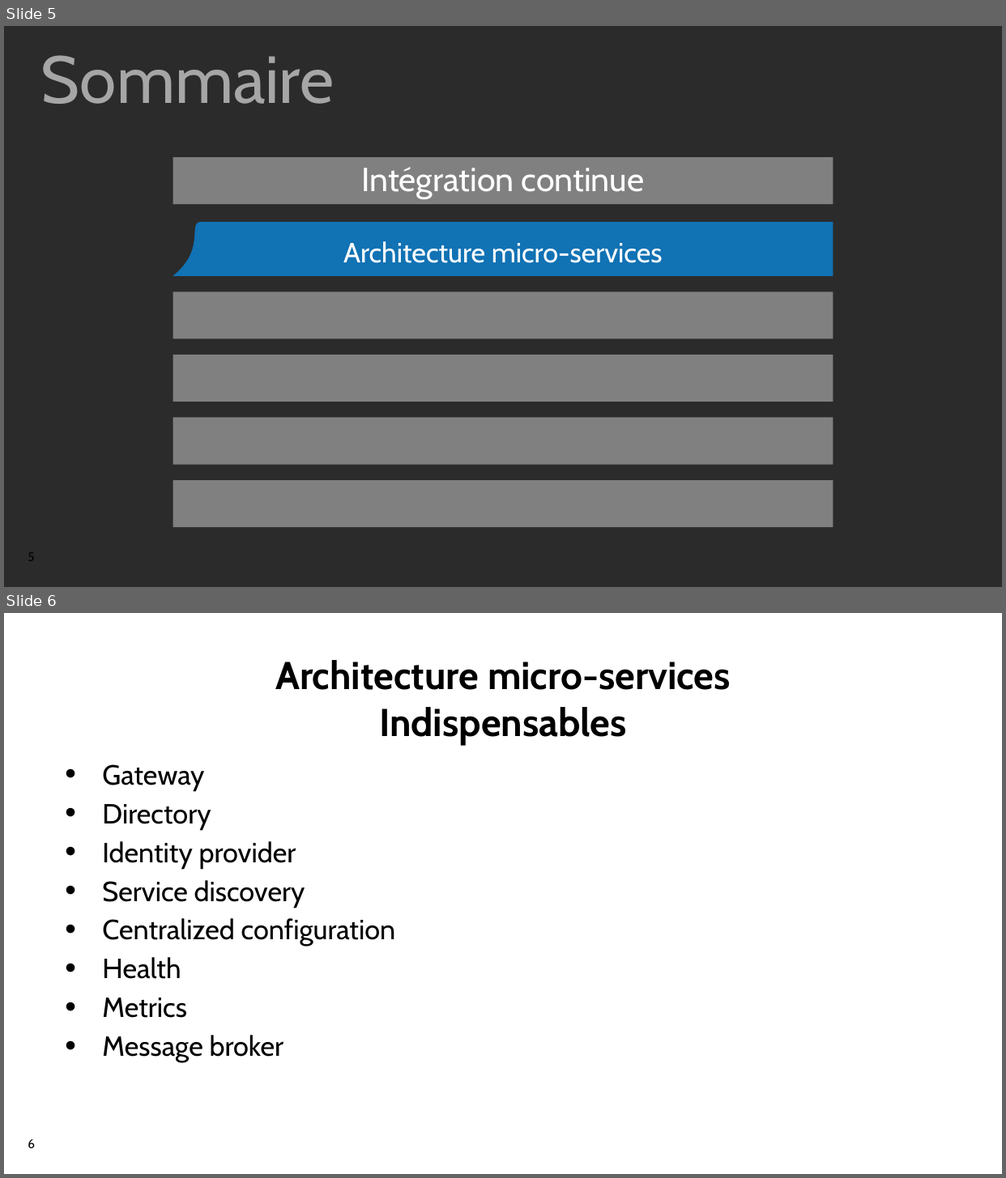
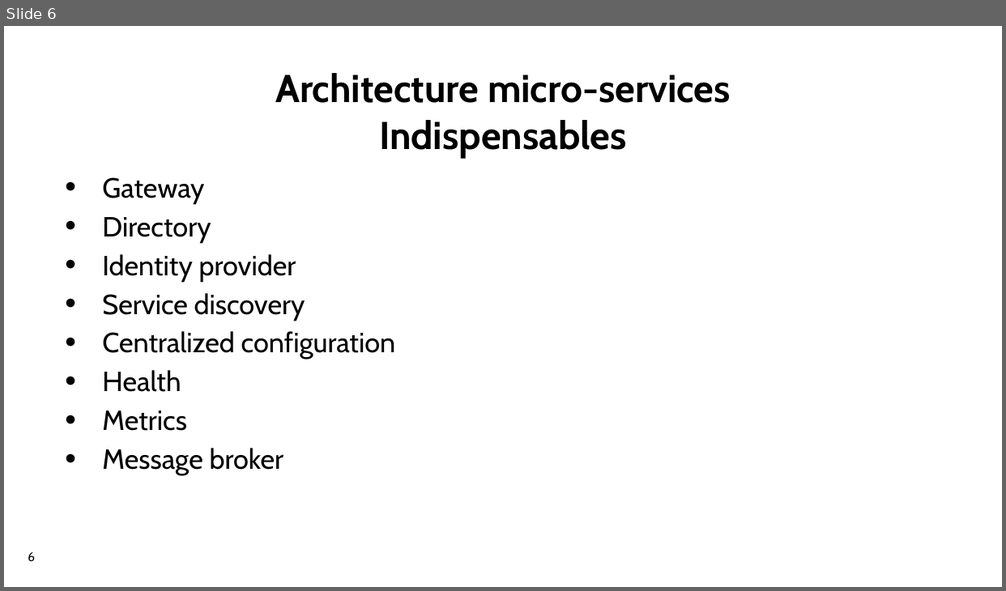
Before and after one commit to visiativ/docker-dev-stack, a slide deck: schema/etude.odp. Shown one above the other, each under a label of ours: slides 5 and 6 before the commit, slide 6 after it. The pictures are 1006x1178 and 1006x591 pixels, drawn with LibreOffice and Linux fonts; fonts in the diff are those of the drawing; background and template pictures are left out; a plain dark background stands for a picture behind light text. Boxes give left, top, right and bottom in pixels: in the first picture for what was removed or moved away, otherwise in the second. Text is boxed around its words. In the diff, an @@ line names an element or a change of style, - is before the commit and + after.

```diff
--- a/schema/etude.odp
+++ b/schema/etude.odp
@@ slide 5 removed at [4,26,1002,587], background picture (left out); not listed: 1 template element that a slide beside it also shows @@
@@ text removed at [41,55,334,104] @@
-Sommaire
@@ rectangle removed at [172,158,833,205] @@
@@ text removed at [361,167,645,199] @@
-Intégration continue
@@ freeform shape removed at [172,220,833,276] @@
@@ text removed at [343,241,663,263] @@
-Architecture micro-services
@@ rectangle removed at [172,292,833,339] @@
@@ rectangle removed at [172,354,833,401] @@
@@ rectangle removed at [172,417,833,464] @@
@@ rectangle removed at [172,480,833,527] @@
```
Also in this commit, not shown: 7 slides added, 3 other slides removed, 2 other files.
